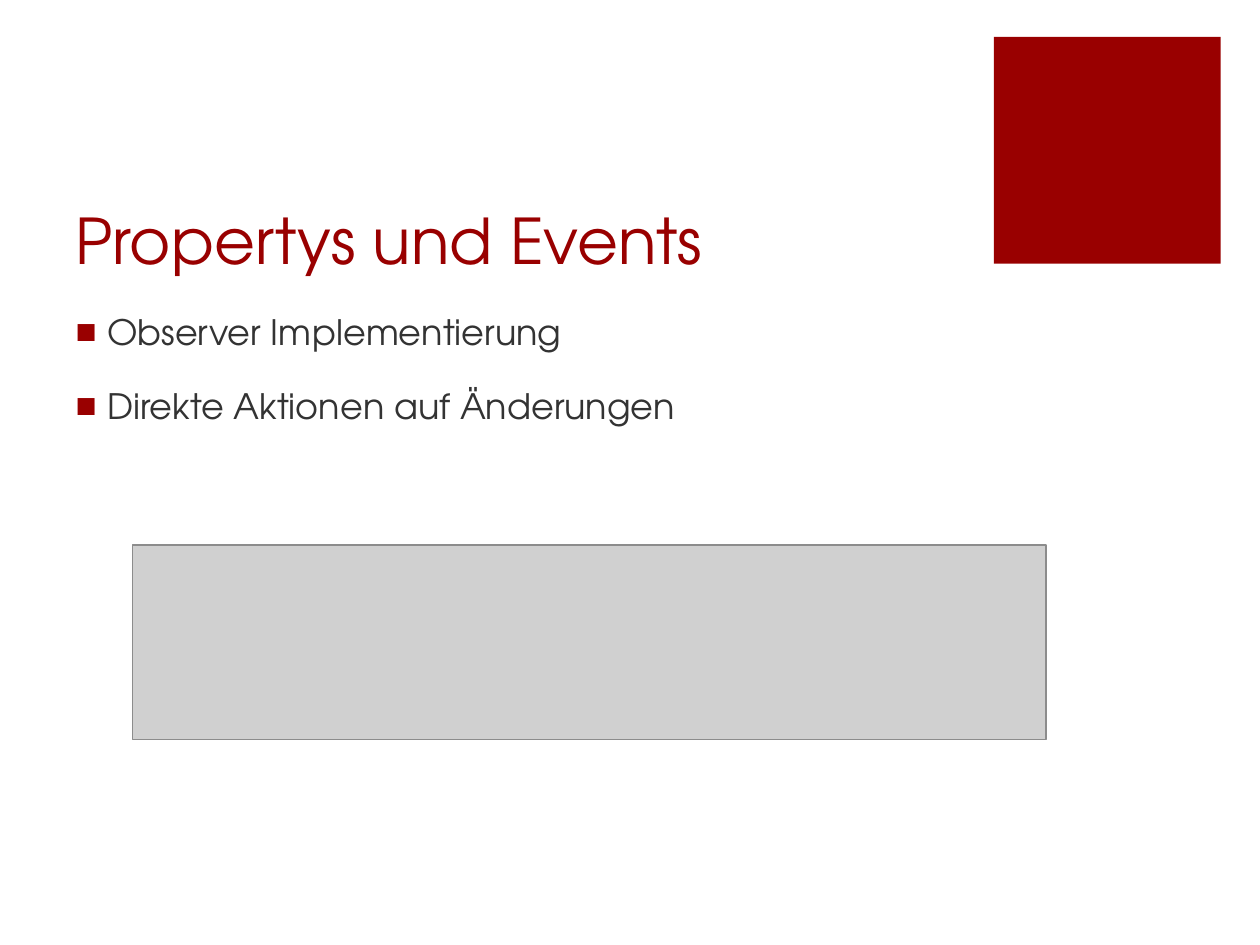
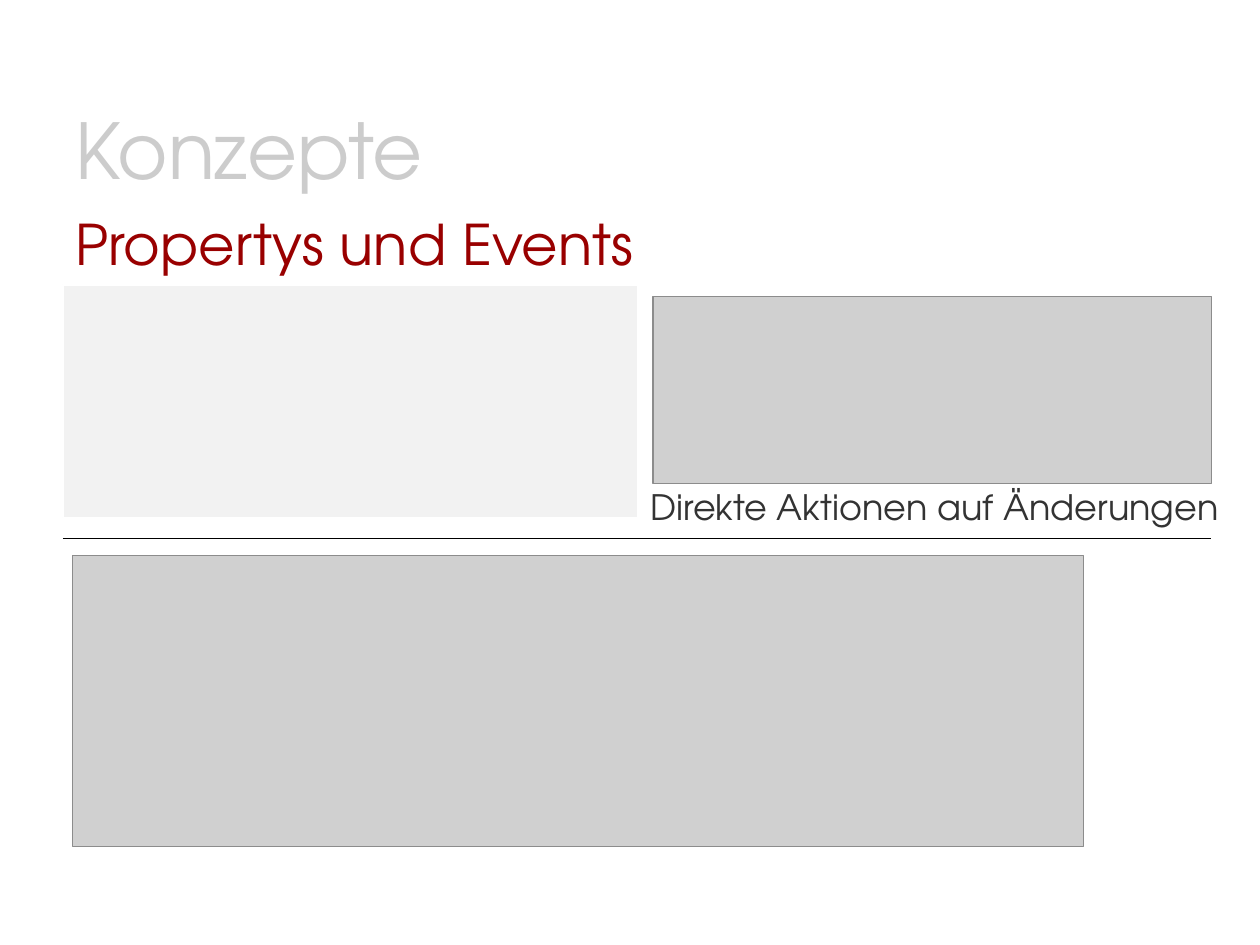
Before and after one commit to Morkunas/jfxusergroup, a slide deck: slide 12 of JavaFX-UserGroup.pptx (slide 13 before the commit). Drawn at 1260x945 pixels with LibreOffice and Linux fonts; fonts in the diff are those of the drawing; grey boxes stand for pictures; background and template pictures are left out. Boxes give left, top, right and bottom in pixels: in the first picture for what was removed or moved away, otherwise in the second. Text is boxed around its words. In the diff, an @@ line names an element or a change of style, - is before the commit and + after.

```diff
--- a/JavaFX-UserGroup.pptx
+++ b/JavaFX-UserGroup.pptx
@@ rectangle removed at (x1=994, y1=37, x2=1221, y2=263) @@
@@ text added at (x1=76, y1=122, x2=423, y2=193), 44 pt, text #CCCCCC @@
+Konzepte
@@ title "Propertys und Events" at (x1=76, y1=223, x2=633, y2=276): size 36 to 32 pt @@
@@ rectangle added at (x1=63, y1=285, x2=638, y2=518), fill #F2F2F2, outline #FFFFFF 1 pt @@
@@ picture added at (x1=653, y1=296, x2=1211, y2=483) @@
@@ text at (x1=107, y1=318, x2=561, y2=353): paragraph removed @@
-■ Observer Implementierung
@@ text "Direkte Aktionen auf Änderungen" moved from (x1=107, y1=318, x2=675, y2=427) to (x1=651, y1=488, x2=1218, y2=528) @@
@@ text "Direkte Aktionen auf Änderungen" at (x1=651, y1=488, x2=1218, y2=528): bullet ■ to none @@
@@ line added from (63, 538) to (1211, 538), #000000 0.25 pt @@
@@ picture resized from (x1=132, y1=546, x2=1046, y2=740) to (x1=72, y1=556, x2=1082, y2=845) @@
```
Also in this commit, not shown: 10 other slides changed, 6 slides added, 2 slides removed.
